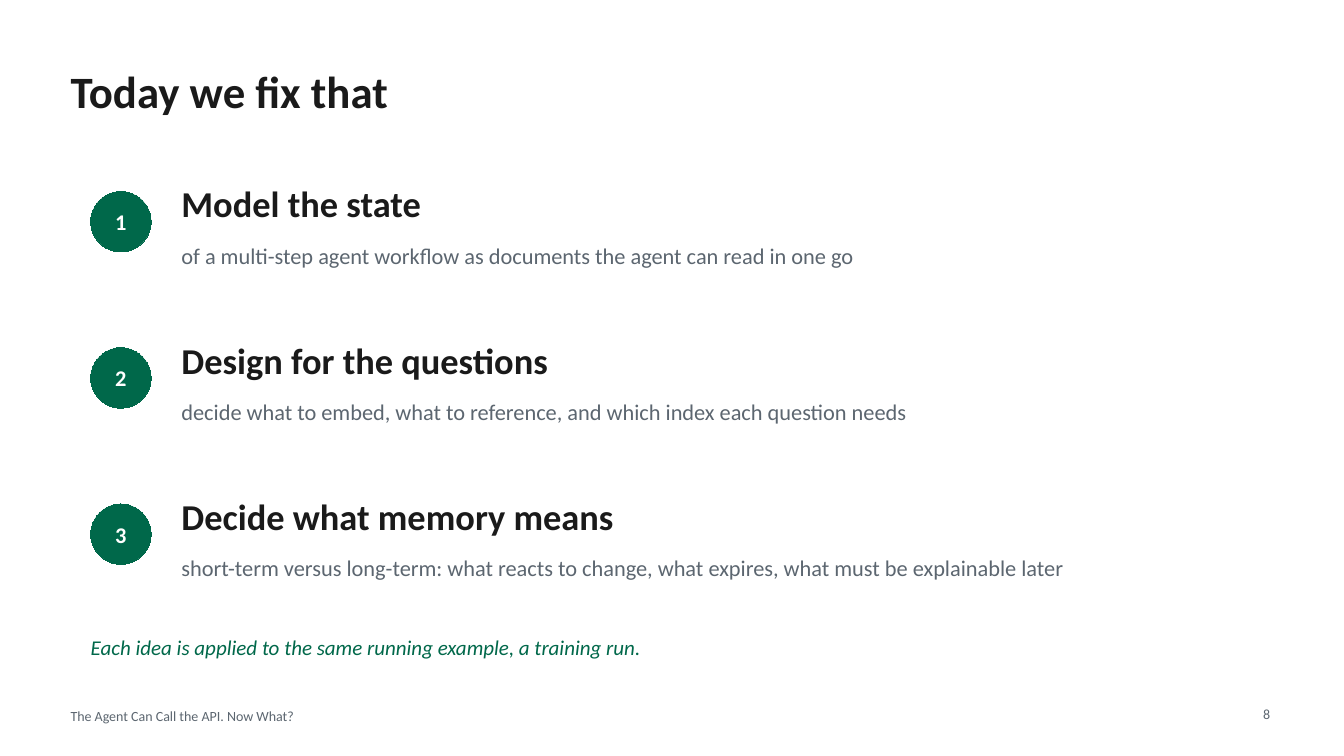
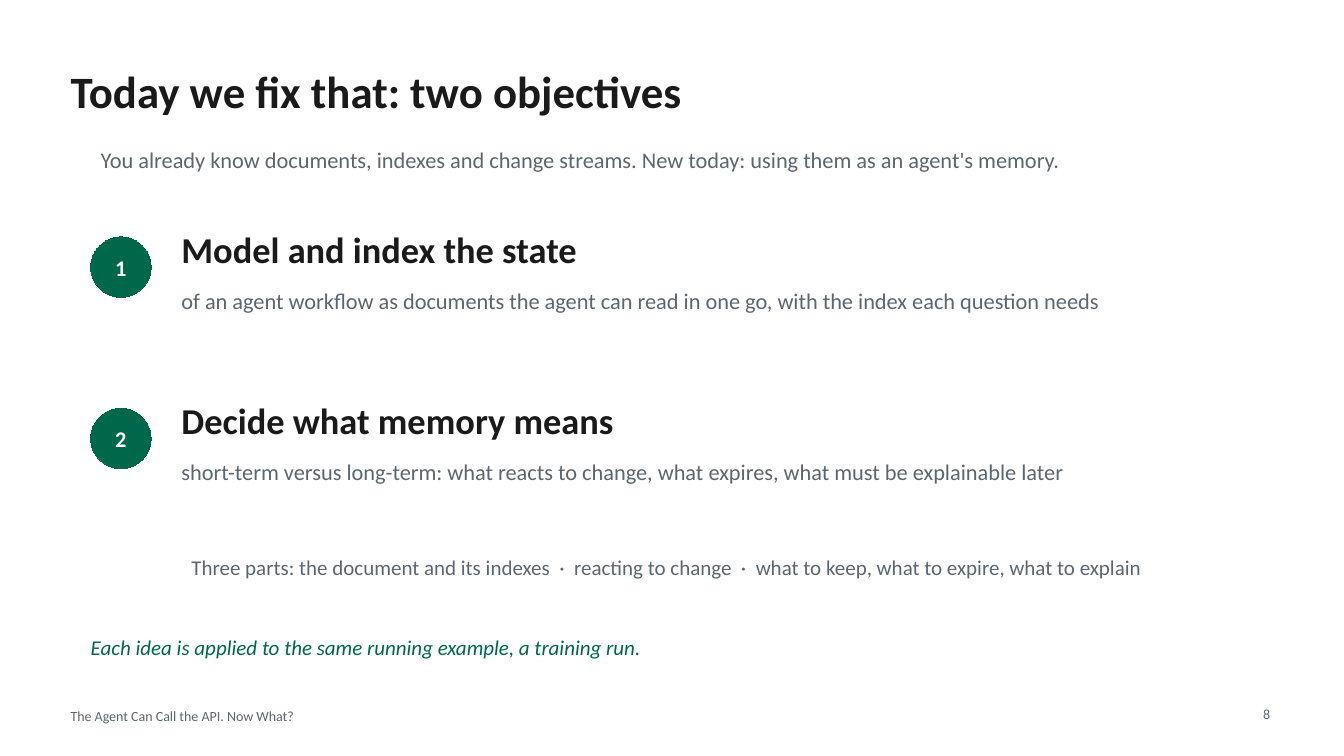
Before and after one commit to eoinjordan/what-should-a-local-agent-remember, a slide deck: slide 8 of slides/what-should-a-local-agent-remember.pptx. Drawn at 1344x756 pixels with LibreOffice and Linux fonts; fonts in the diff are those of the drawing. Boxes give left, top, right and bottom in pixels: in the first picture for what was removed or moved away, otherwise in the second. Text is boxed around its words. In the diff, an @@ line names an element or a change of style, - is before the commit and + after.

Commit message:
Slides: two learning objectives, bridge line on slide 8, one line per takeaway card; viewer and PDF regenerated

```diff
--- a/slides/what-should-a-local-agent-remember.pptx
+++ b/slides/what-should-a-local-agent-remember.pptx
@@ title at (71, 76, 681, 116): text changed @@
-Today we fix that
+Today we fix that: two objectives
@@ text added at (101, 152, 1059, 172), 16 pt, text #5C6670 @@
+You already know documents, indexes and change streams. New today: using them as an agent's memory.
@@ ellipse "1": place and size @@
-ellipse "1" at (91, 192, 151, 252)
+ellipse "1" at (91, 237, 151, 297)
@@ text at (181, 237, 577, 264): text changed @@
-Model the state
+Model and index the state
@@ text at (181, 293, 1098, 313): text changed @@
-of a multi-step agent workflow as documents the agent can read in one go
+of an agent workflow as documents the agent can read in one go, with the index each question needs
@@ text removed at (181, 348, 547, 380) @@
-Design for the questions
@@ ellipse "2": place and size @@
-ellipse "2" at (91, 348, 151, 408)
+ellipse "2" at (91, 408, 151, 469)
@@ text "Decide what memory means": place and size @@
-text "Decide what memory means" at (181, 504, 614, 536)
+text "Decide what memory means" at (181, 408, 614, 440)
@@ text removed at (181, 404, 906, 424) @@
-decide what to embed, what to reference, and which index each question needs
@@ text "short-term versus long-term: what reacts ...": place and size @@
-text "short-term versus long-term: what reacts ..." at (181, 560, 1063, 580)
+text "short-term versus long-term: what reacts ..." at (181, 464, 1063, 484)
@@ ellipse removed at (91, 504, 151, 565) @@
-3
@@ text added at (191, 560, 1141, 579), 15 pt, text #5C6670 @@
+Three parts: the document and its indexes · reacting to change · what to keep, what to expire, what to explain
```
Also in this commit, not shown: 2 other slides changed, 2 other files.
